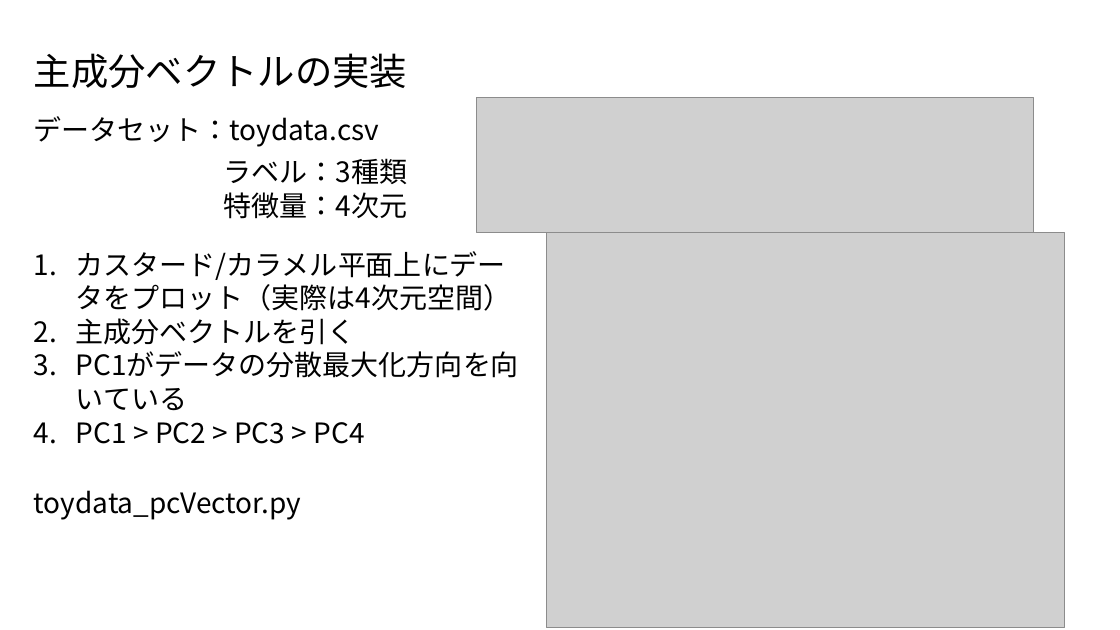
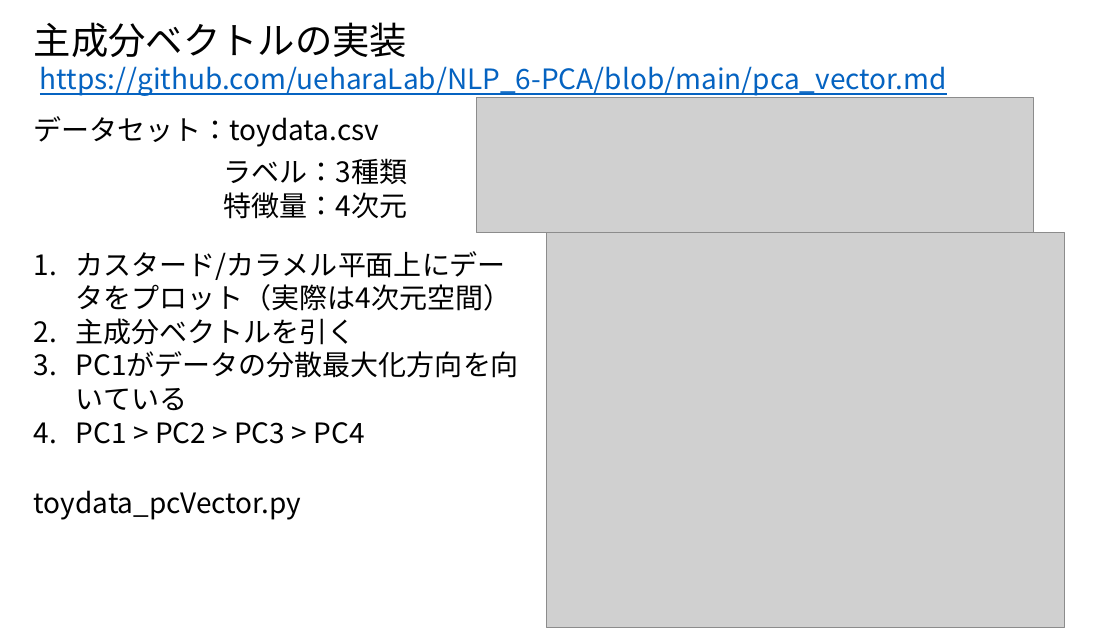
Before and after one commit to ueharaLab/NLP_7-PCA, a slide deck: slide 25 of NLP_6 PCA.pptx. Drawn at 1120x630 pixels with LibreOffice and Linux fonts; fonts in the diff are those of the drawing; grey boxes stand for pictures. Boxes give left, top, right and bottom in pixels: in the first picture for what was removed or moved away, otherwise in the second. Text is boxed around its words. In the diff, an @@ line names an element or a change of style, - is before the commit and + after.

```diff
--- a/NLP_6 PCA.pptx
+++ b/NLP_6 PCA.pptx
@@ text "主成分ベクトルの実装" moved from (x1=34, y1=53, x2=407, y2=88) to (x1=34, y1=22, x2=407, y2=57) @@
@@ text added at (x1=40, y1=66, x2=947, y2=96), 24 pt, text #0563C1, underline @@
+https://github.com/ueharaLab/NLP_6-PCA/blob/main/pca_vector.md
```
Also in this commit, not shown: 1 other slide changed, 1 other file.
